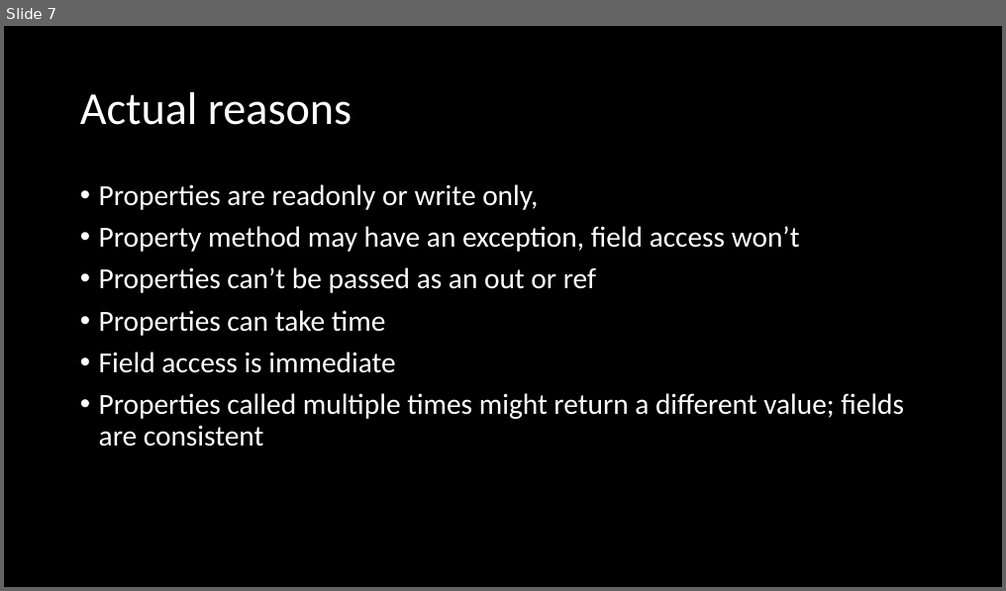
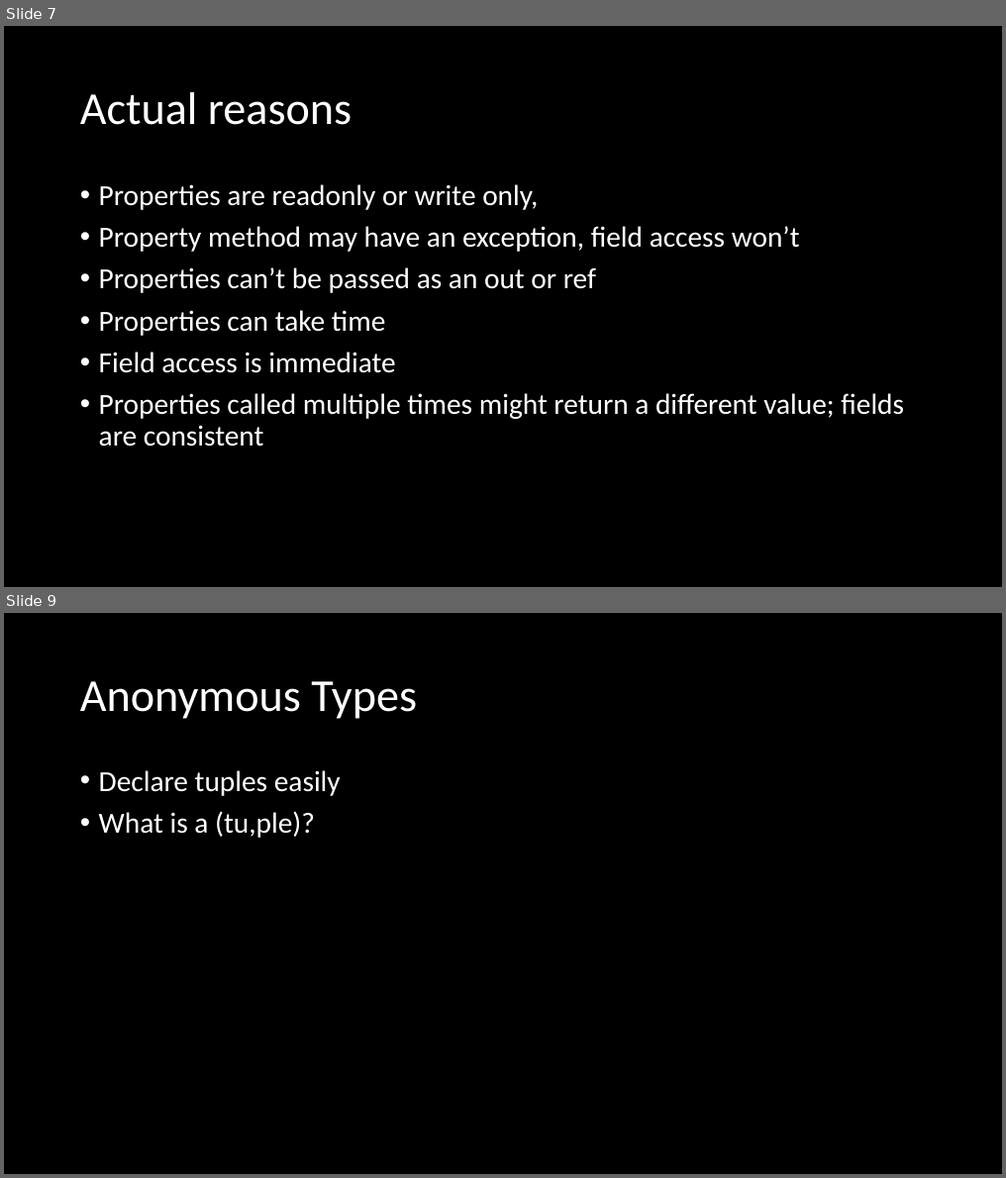
Before and after one commit to microsoft/Flash_University, a slide deck: CLR_via_CSharp/Chapter 10 - Properties/Properties.pptx. Shown one above the other, each under a label of ours: slide 7 before the commit, slides 7 and 9 after it; the slides between them are not shown. The pictures are 1006x591 and 1006x1178 pixels, drawn with LibreOffice and Linux fonts; fonts in the diff are those of the drawing. Boxes give left, top, right and bottom in pixels: in the first picture for what was removed or moved away, otherwise in the second. Text is boxed around its words. In the diff, an @@ line names an element or a change of style, - is before the commit and + after.

```diff
--- a/CLR_via_CSharp/Chapter 10 - Properties/Properties.pptx
+++ b/CLR_via_CSharp/Chapter 10 - Properties/Properties.pptx
@@ slide 9 added at (4,613,1002,1174), background #000000 @@
@@ title added at (80,681,417,719), 44 pt, text #FFFFFF @@
+Anonymous Types
@@ text added at (99,770,341,838), 28 pt, text #FFFFFF @@
+• Declare tuples easily
+• What is a (tu,ple)?
```
Also in this commit, not shown: 1 other slide added, 1 other file.
